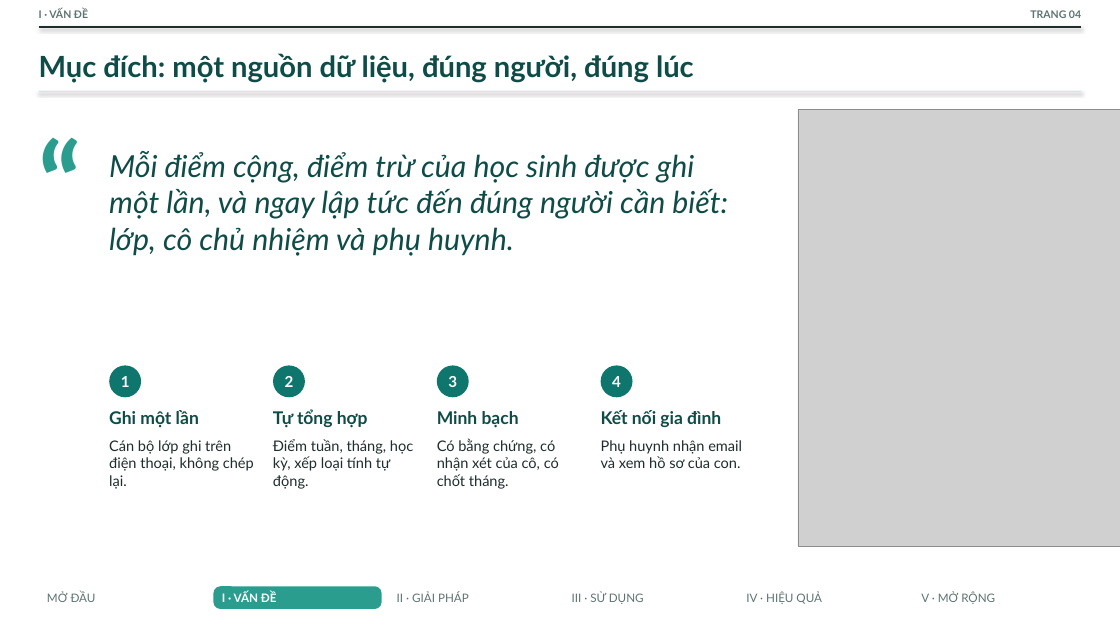
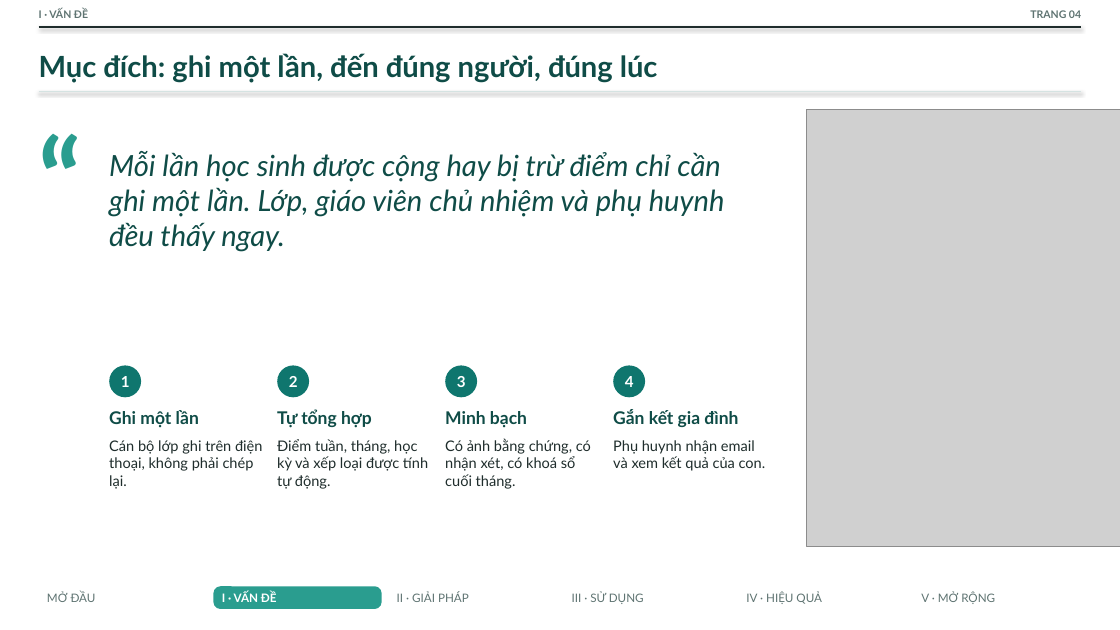
Before and after one commit to THPTYenHoa/Theo-doi-hanh-kiem-11D3-nam-hoc-2026-2027, a slide deck: slide 4 of docs/20261009_BaiDuThi_So_hanh_kiem_11D3.pptx. Drawn at 1120x630 pixels with LibreOffice and Linux fonts; fonts in the diff are those of the drawing; grey boxes stand for pictures. Boxes give left, top, right and bottom in pixels: in the first picture for what was removed or moved away, otherwise in the second. Text is boxed around its words. In the diff, an @@ line names an element or a change of style, - is before the commit and + after.

```diff
--- a/docs/20261009_BaiDuThi_So_hanh_kiem_11D3.pptx
+++ b/docs/20261009_BaiDuThi_So_hanh_kiem_11D3.pptx
@@ text at (x1=39, y1=53, x2=658, y2=82): text changed @@
-Mục đích: một nguồn dữ liệu, đúng người, đúng lúc
+Mục đích: ghi một lần, đến đúng người, đúng lúc
@@ text "“" rewrapped from (x1=39, y1=113, x2=139, y2=214) to (x1=39, y1=109, x2=123, y2=202) @@
@@ text at (x1=109, y1=151, x2=725, y2=251): text changed; size 26 to 25 pt @@
-Mỗi điểm cộng, điểm trừ của học sinh được ghi một lần, và ngay lập tức đến đúng người cần biết: lớp, cô chủ nhiệm và phụ huynh.
+Mỗi lần học sinh được cộng hay bị trừ điểm chỉ cần ghi một lần. Lớp, giáo viên chủ nhiệm và phụ huynh đều thấy ngay.
@@ text "2" moved from (x1=285, y1=376, x2=294, y2=387) to (x1=289, y1=376, x2=298, y2=387) @@
@@ ellipse moved from (x1=273, y1=365, x2=305, y2=397) to (x1=277, y1=365, x2=309, y2=397) @@
@@ 2 texts, 2 ellipses, 1 picture moved together from (x1=437, y1=109, x2=1120, y2=546) to (x1=445, y1=109, x2=1120, y2=546) @@
@@ text "Tự tổng hợp" moved from (x1=273, y1=410, x2=368, y2=428) to (x1=277, y1=410, x2=372, y2=428) @@
@@ text "Minh bạch" moved from (x1=437, y1=411, x2=519, y2=428) to (x1=445, y1=411, x2=527, y2=427) @@
@@ text at (x1=613, y1=410, x2=738, y2=427): text changed @@
-Kết nối gia đình
+Gắn kết gia đình
@@ text at (x1=109, y1=440, x2=262, y2=489): text changed @@
-Cán bộ lớp ghi trên điện thoại, không chép lại.
+Cán bộ lớp ghi trên điện thoại, không phải chép lại.
@@ text at (x1=277, y1=439, x2=428, y2=489): text changed @@
-Điểm tuần, tháng, học kỳ, xếp loại tính tự động.
+Điểm tuần, tháng, học kỳ và xếp loại được tính tự động.
@@ text at (x1=445, y1=438, x2=591, y2=489): text changed @@
-Có bằng chứng, có nhận xét của cô, có chốt tháng.
+Có ảnh bằng chứng, có nhận xét, có khoá sổ cuối tháng.
@@ text at (x1=613, y1=440, x2=766, y2=471): text changed @@
-Phụ huynh nhận email và xem hồ sơ của con.
+Phụ huynh nhận email và xem kết quả của con.
```
Also in this commit, not shown: 18 other slides changed, 1 slide added, 1 slide removed.
